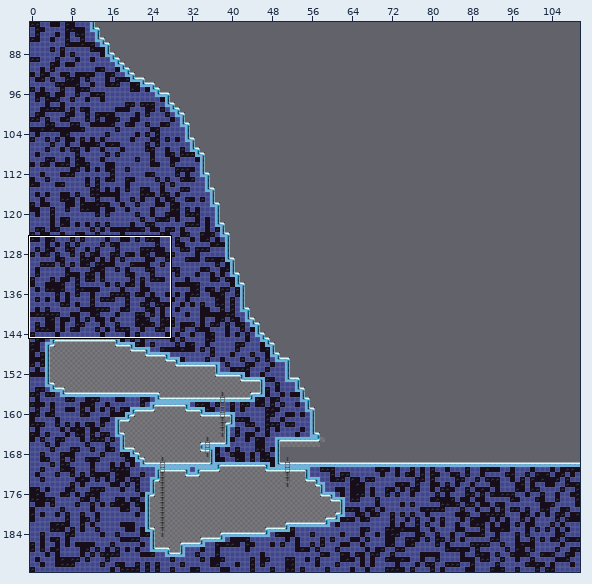
One commit to this Tiled map: Assets/_Tilemap/Editing/Winter_Map.tmx. The picture above shows the old version from afar; the outline marks the close-up.
Close-up. Before the edit:
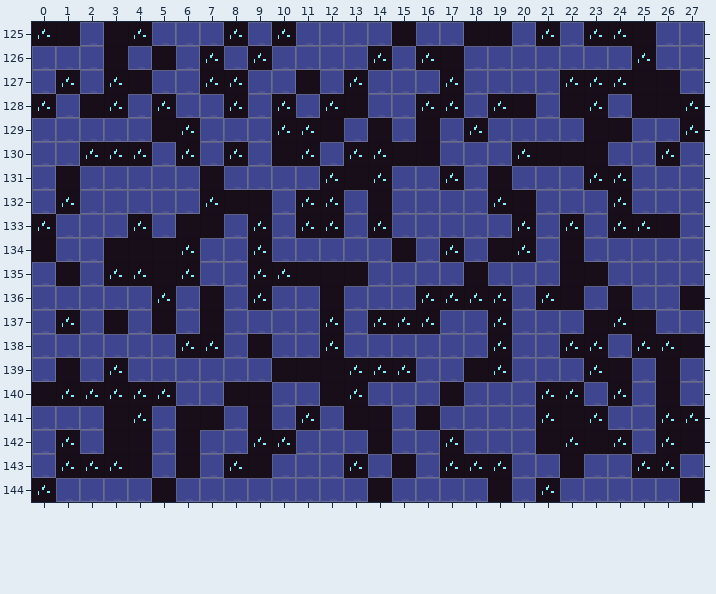
Cells are 16x16 px. Shown: x 0..27, y 125..144. The commit also changed other parts of the map, which this record leaves out.
And afterwards:
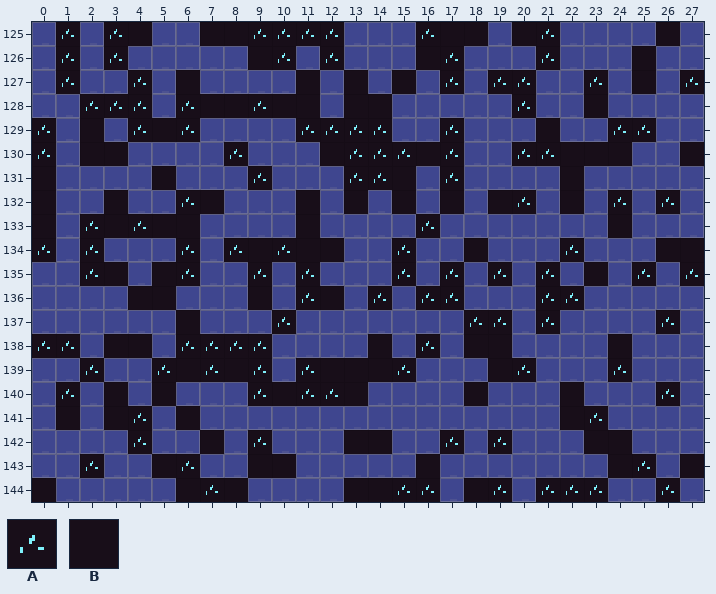
Key: from "Winter": A 13, B 17.
_ is an empty cell.
Tiles replaced or removed in this view: A, B.
Changes in this commit:
Changed rows in their new state; . is an unchanged cell.
Layer "Decorated":
first column x 0:
125 _A.AB..BBA.AA.._AB._B..___B.
126 .A.A._._.BA.A._.BA...A...B..
127 ..._A.B__....B.B...AA._._._A
128 _.A.A_ABBABB_.B.__._A._B.___
129 A.B.A....._.AAA._A_..B._AA._
130 A.BB_._...__B..A.A...A..B._B
131 B_...B._.A.._A.B..._..B__...
132 B_.B..AB__.B_B_B.B.BA.B...A.
133 B.AB.B._._.B_._.A..._._.B__.
134 A.A___..ABABB..A._B__.A...BB
135 ._AB_....._A__.A.A_A.A_..A.A
136 ....BB._.B.A..A...__..A._.._
137 ._._._B_..A._.___.A..A.___A.
138 AA.BB...AA.._.B.A.BB..__B___
139 ._A_.ABABA_A.BB..._BA.._A._.
140 _._B_B.._ABAAB..._B.._B._.A.
141 .B....._._._.__._...._....__
142 ._._A._B.._..B.....A.__.B.__
143 ._.__BA._.B.._._B___.._.B._B
144 B...._BAB....B.AA.BA..AA..A_
Pixel boxes of the changes (left, top, right, bottom) in both close-ups:
changed: (32, 22, 704, 502)
